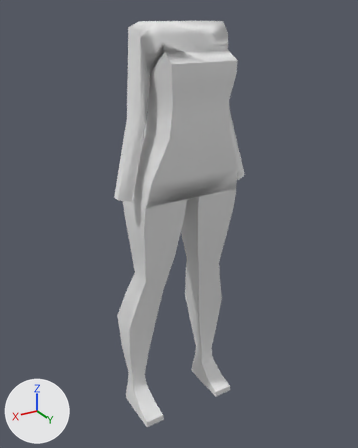
An edit to the FBX model Assets/Main character/character.fbx, drawn before and after from the same camera.
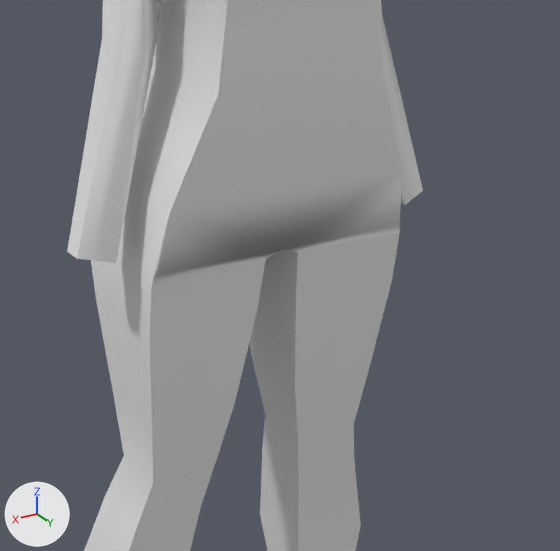
Old and new are each drawn whole from a 50 mm camera at (4.03, 6.46, 7.09) aimed at (-0.01, -0.28, 3.72) and again close up on the part from 25% to 82% of the width and 23% to 69% of the height. Lighting does not change. The marker at lower left points along +X, +Y and +Z. Where no turn or scale is listed for an object, it has been applied to the vertices. Vertices at the same position are counted once.
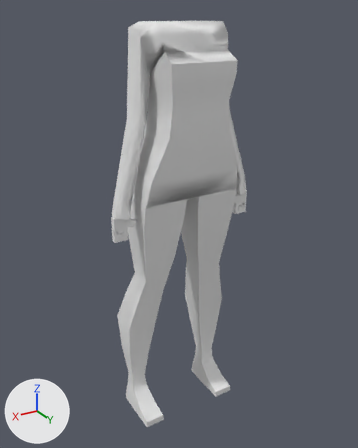
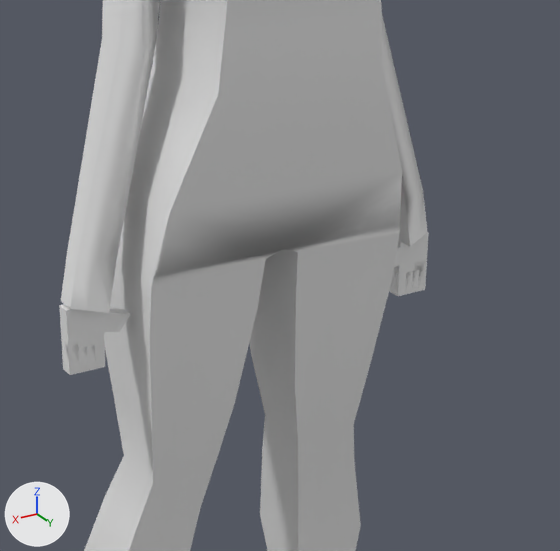
What differs and where, as boxes (x1, y1, x2, y2) in the close-ups (560 x 551 px):
'Cube', reshaped
    before: (67, 0, 423, 551)
    after: (61, 0, 428, 551)
'Cube_2', added
    after: (59, 232, 429, 375)
part 1 of me_mesh, built on
    after: (61, 252, 116, 313)
part 2 of me_mesh, built on
    after: (399, 191, 428, 246)

The change, as a list of edits to the scene's bpy script:
```text
Change me_mesh:
    used by ob_cube; location = (0.0, 0.0, 5.37)
    remove me_mesh.from_pydata(...)  # 214 vertices, 228 faces; spans x -1.21..1.21, y -0.8..0.47, z -5.36..1.58
    add me_mesh.from_pydata(...)  # 226 vertices, 244 faces; spans x -1.26..1.26, y -0.8..0.47, z -5.36..1.58
    me_mesh part 1
    2 faces are deleted
    6 new vertices lie (0.05, 0.0, -0.29) away from vertices in x 1.01..1.21, y -0.2..0.04, z -0.94..-0.9
    10 new faces join them
    me_mesh part 2
    2 faces are deleted
    6 new vertices lie (-0.05, 0.0, -0.29) away from vertices in x -1.21..-1.01, y -0.2..0.04, z -0.94..-0.9
    10 new faces join them
Add me_mesh_001:
    me_mesh_001.from_pydata(...)  # 144 vertices, 148 faces; spans x -2.45..0.11, y -0.05..0.05, z -0.28..0.12
Add ob_cube_2:
    ob_cube_2 = bpy.data.objects.new('Cube_2', me_mesh_001)
    ob_cube_2.location = (1.17, -0.103, 4.045)
```
